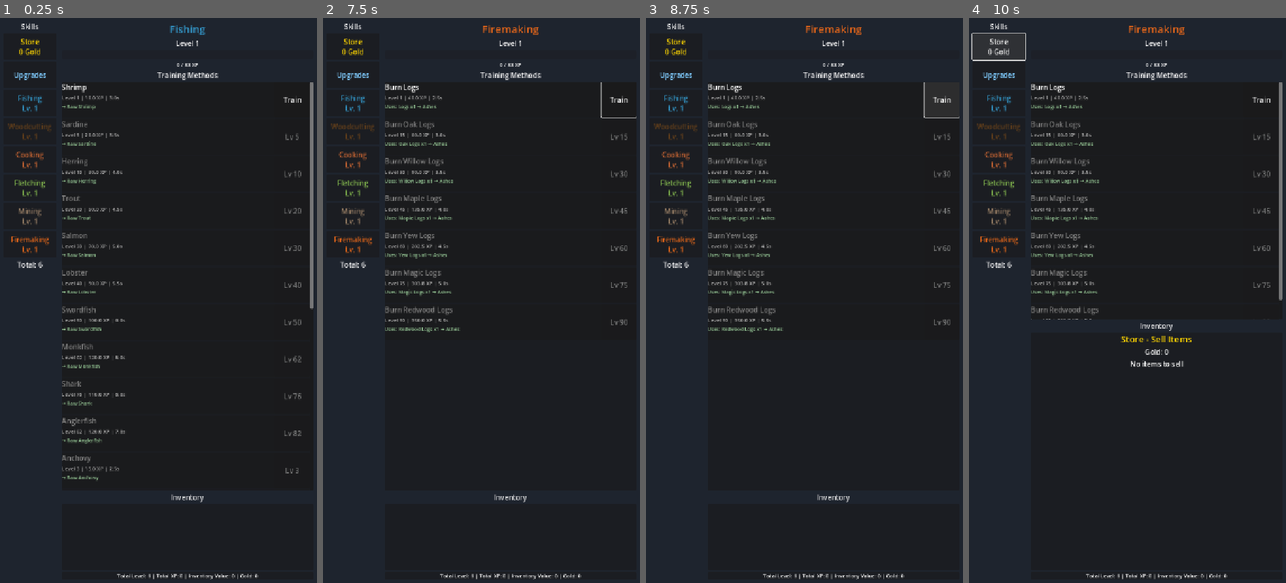
Above: before the commit, frames 1-4 (left to right).
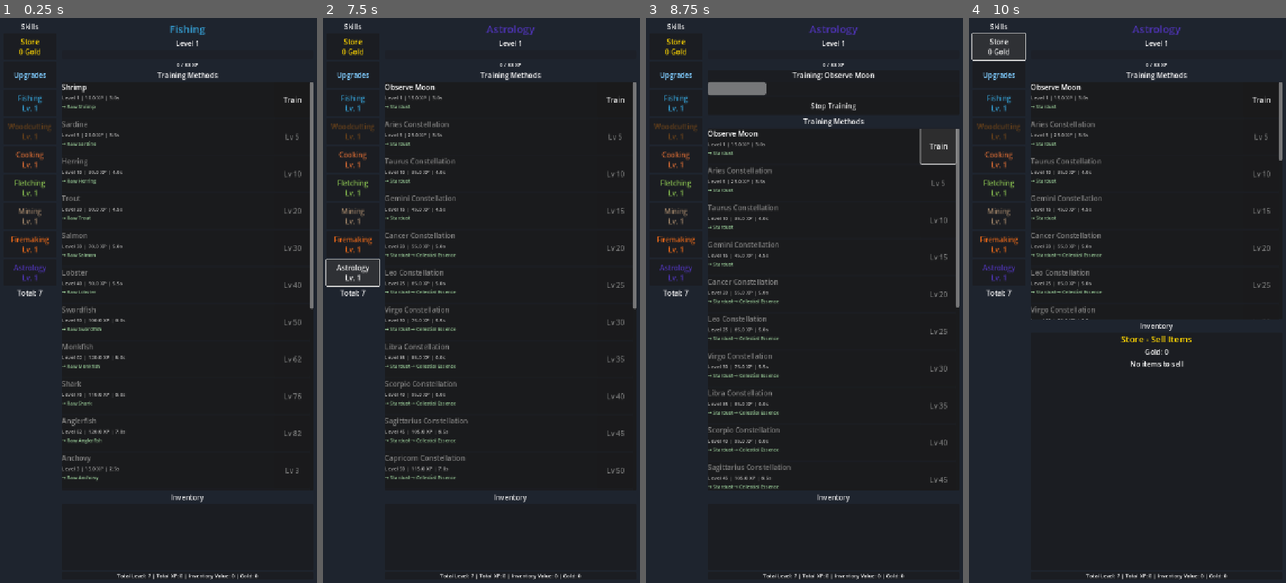
Above: after the commit, the same moments.

Repository: fahmed93/idlescapers
Game: Godot game, scene res://scenes/main.tscn
Same seed, same stepped clock (60 frames per second), same inputs: the game is played once before the commit and once after it.
Inputs (mouse positions are in pixels of both pictures, inside the frame that each line leads up to):
- Up to frame 1 (0.25 s): no input
- Up to frame 2 (7.5 s): click "Store 0 Gold" at 0.5 s; click "Upgrades" at 1.25 s; click "Fishing Lv. 1" at 2 s; click "Woodcutting Lv. 1" at 2.75 s; click "Cooking Lv. 1" at 3.5 s; click "Fletching Lv. 1" at 4.25 s; click "Mining Lv. 1" at 5 s; click "Firemaking Lv. 1" at 5.75 s; click "Train" at 6.5 s; click (351, 272) at 7.25 s, where only the run after the commit has a clickable "Astrology Lv. 1"
- Up to frame 3 (8.75 s): click "Train" at 8 s
- Up to frame 4 (10 s): click (1156, 108) at 8.75 s, where only the run after the commit has a clickable "Stop Training"; click "Store 0 Gold" at 9.5 s

The runs differ from the first frame. In frame 1, 0.2% of the frame differs, in the area x 4-48%, y 43-99%; in frame 2, 4.1%; in frame 3, 5.7%, in the area x 4-99%, y 1-99%; in frame 4, 2.2%.

Commit message:
Implement Astrology skill with celestial training methods
Co-authored-by: fahmed93 <4407704+fahmed93@users.noreply.github.com>

Diff:
--- a/autoload/game_manager.gd
+++ b/autoload/game_manager.gd
@@ -142,6 +142,17 @@
 	skill_xp["firemaking"] = 0.0
 	skill_levels["firemaking"] = 1
 
+	# Create Astrology skill
+	var astrology := SkillData.new()
+	astrology.id = "astrology"
+	astrology.name = "Astrology"
+	astrology.description = "Study celestial bodies and constellations to unlock cosmic powers."
+	astrology.color = Color(0.3, 0.2, 0.7)
+	astrology.training_methods = preload("res://autoload/skills/astrology_skill.gd").create_methods()
+	skills["astrology"] = astrology
+	skill_xp["astrology"] = 0.0
+	skill_levels["astrology"] = 1
+
 ## Get current skill level
 func get_skill_level(skill_id: String) -> int:
 	return skill_levels.get(skill_id, 1)
--- a/autoload/inventory.gd
+++ b/autoload/inventory.gd
@@ -122,6 +122,12 @@
 	# Firemaking products
 	_add_item("ashes", "Ashes", "Remains of burnt logs.", ItemData.ItemType.PROCESSED, 1)
 
+	# Astrology materials
+	_add_item("stardust", "Stardust", "Shimmering dust from the cosmos.", ItemData.ItemType.RAW_MATERIAL, 10)
+	_add_item("celestial_essence", "Celestial Essence", "Pure essence of celestial bodies.", ItemData.ItemType.PROCESSED, 50)
+	_add_item("astral_shard", "Astral Shard", "A fragment of astral energy.", ItemData.ItemType.PROCESSED, 150)
+	_add_item("void_crystal", "Void Crystal", "A mysterious crystal from the void.", ItemData.ItemType.PROCESSED, 1000)
+
 
 ## Helper to add item definition
 func _add_item(id: String, display_name: String, desc: String, type: ItemData.ItemType, value: int) -> void:
--- /dev/null
+++ b/autoload/skills/astrology_skill.gd
@@ -0,0 +1,209 @@
+## Astrology Skill
+## Contains training methods for the Astrology skill
+extends Node
+
+## Create and return all astrology training methods
+static func create_methods() -> Array[TrainingMethodData]:
+	var methods: Array[TrainingMethodData] = []
+
+	var moon := TrainingMethodData.new()
+	moon.id = "observe_moon"
+	moon.name = "Observe Moon"
+	moon.description = "Study the phases and movements of the moon."
+	moon.level_required = 1
+	moon.xp_per_action = 15.0
+	moon.action_time = 3.0
+	moon.produced_items = {"stardust": 1}
+	methods.append(moon)
+
+	var aries := TrainingMethodData.new()
+	aries.id = "aries"
+	aries.name = "Aries Constellation"
+	aries.description = "Chart the ram constellation in the night sky."
+	aries.level_required = 5
+	aries.xp_per_action = 25.0
+	aries.action_time = 3.5
+	aries.produced_items = {"stardust": 1}
+	methods.append(aries)
+
+	var taurus := TrainingMethodData.new()
+	taurus.id = "taurus"
+	taurus.name = "Taurus Constellation"
+	taurus.description = "Map the bull constellation and its stars."
+	taurus.level_required = 10
+	taurus.xp_per_action = 35.0
+	taurus.action_time = 4.0
+	taurus.produced_items = {"stardust": 2}
+	methods.append(taurus)
+
+	var gemini := TrainingMethodData.new()
+	gemini.id = "gemini"
+	gemini.name = "Gemini Constellation"
+	gemini.description = "Study the twins constellation in detail."
+	gemini.level_required = 15
+	gemini.xp_per_action = 45.0
+	gemini.action_time = 4.5
+	gemini.produced_items = {"stardust": 2}
+	methods.append(gemini)
+
+	var cancer := TrainingMethodData.new()
+	cancer.id = "cancer"
+	cancer.name = "Cancer Constellation"
+	cancer.description = "Observe the crab constellation's faint stars."
+	cancer.level_required = 20
+	cancer.xp_per_action = 55.0
+	cancer.action_time = 5.0
+	cancer.produced_items = {"stardust": 2, "celestial_essence": 1}
+	methods.append(cancer)
+
+	var leo := TrainingMethodData.new()
+	leo.id = "leo"
+	leo.name = "Leo Constellation"
+	leo.description = "Track the lion constellation across the sky."
+	leo.level_required = 25
+	leo.xp_per_action = 65.0
+	leo.action_time = 5.0
+	leo.produced_items = {"stardust": 3, "celestial_essence": 1}
+	methods.append(leo)
+
+	var virgo := TrainingMethodData.new()
+	virgo.id = "virgo"
+	virgo.name = "Virgo Constellation"
+	virgo.description = "Chart the maiden constellation's position."
+	virgo.level_required = 30
+	virgo.xp_per_action = 75.0
+	virgo.action_time = 5.5
+	virgo.produced_items = {"stardust": 3, "celestial_essence": 1}
+	methods.append(virgo)
+
+	var libra := TrainingMethodData.new()
+	libra.id = "libra"
+	libra.name = "Libra Constellation"
+	libra.description = "Study the scales constellation in the zodiac."
+	libra.level_required = 35
+	libra.xp_per_action = 85.0
+	libra.action_time = 6.0
+	libra.produced_items = {"stardust": 3, "celestial_essence": 2}
+	methods.append(libra)
+
+	var scorpio := TrainingMethodData.new()
+	scorpio.id = "scorpio"
+	scorpio.name = "Scorpio Constellation"
+	scorpio.description = "Observe the scorpion constellation's bright stars."
+	scorpio.level_required = 40
+	scorpio.xp_per_action = 95.0
+	scorpio.action_time = 6.0
+	scorpio.produced_items = {"stardust": 4, "celestial_essence": 2}
+	methods.append(scorpio)
+
+	var sagittarius := TrainingMethodData.new()
+	sagittarius.id = "sagittarius"
+	sagittarius.name = "Sagittarius Constellation"
+	sagittarius.description = "Track the archer constellation toward the galactic center."
+	sagittarius.level_required = 45
+	sagittarius.xp_per_action = 105.0
+	sagittarius.action_time = 6.5
+	sagittarius.produced_items = {"stardust": 4, "celestial_essence": 2}
+	methods.append(sagittarius)
+
+	var capricorn := TrainingMethodData.new()
+	capricorn.id = "capricorn"
+	capricorn.name = "Capricorn Constellation"
+	capricorn.description = "Map the sea-goat constellation in the southern sky."
+	capricorn.level_required = 50
+	capricorn.xp_per_action = 115.0
+	capricorn.action_time = 7.0
+	capricorn.produced_items = {"stardust": 5, "celestial_essence": 2}
+	methods.append(capricorn)
+
+	var aquarius := TrainingMethodData.new()
+	aquarius.id = "aquarius"
+	aquarius.name = "Aquarius Constellation"
+	aquarius.description = "Study the water-bearer constellation's patterns."
+	aquarius.level_required = 55
+	aquarius.xp_per_action = 125.0
+	aquarius.action_time = 7.0
+	aquarius.produced_items = {"stardust": 5, "celestial_essence": 3}
+	methods.append(aquarius)
+
+	var pisces := TrainingMethodData.new()
+	pisces.id = "pisces"
+	pisces.name = "Pisces Constellation"
+	pisces.description = "Observe the fish constellation's circlet."
+	pisces.level_required = 60
+	pisces.xp_per_action = 135.0
+	pisces.action_time = 7.5
+	pisces.produced_items = {"stardust": 5, "celestial_essence": 3}
+	methods.append(pisces)
+
+	var orion := TrainingMethodData.new()
+	orion.id = "orion"
+	orion.name = "Orion Constellation"
+	orion.description = "Map the hunter constellation with its distinctive belt."
+	orion.level_required = 65
+	orion.xp_per_action = 145.0
+	orion.action_time = 8.0
+	orion.produced_items = {"stardust": 6, "celestial_essence": 3}
+	methods.append(orion)
+
+	var ursa_major := TrainingMethodData.new()
+	ursa_major.id = "ursa_major"
+	ursa_major.name = "Ursa Major"
+	ursa_major.description = "Study the great bear and the big dipper."
+	ursa_major.level_required = 70
+	ursa_major.xp_per_action = 155.0
+	ursa_major.action_time = 8.5
+	ursa_major.produced_items = {"stardust": 6, "celestial_essence": 4, "astral_shard": 1}
+	methods.append(ursa_major)
+
+	var cassiopeia := TrainingMethodData.new()
+	cassiopeia.id = "cassiopeia"
+	cassiopeia.name = "Cassiopeia Constellation"
+	cassiopeia.description = "Observe the distinctive W-shaped constellation."
+	cassiopeia.level_required = 75
+	cassiopeia.xp_per_action = 165.0
+	cassiopeia.action_time = 9.0
+	cassiopeia.produced_items = {"stardust": 7, "celestial_essence": 4, "astral_shard": 1}
+	methods.append(cassiopeia)
+
+	var andromeda := TrainingMethodData.new()
+	andromeda.id = "andromeda"
+	andromeda.name = "Andromeda Galaxy"
+	andromeda.description = "Study the distant spiral galaxy visible to the naked eye."
+	andromeda.level_required = 80
+	andromeda.xp_per_action = 180.0
+	andromeda.action_time = 9.5
+	andromeda.produced_items = {"stardust": 8, "celestial_essence": 5, "astral_shard": 2}
+	methods.append(andromeda)
+
+	var pleiades := TrainingMethodData.new()
+	pleiades.id = "pleiades"
+	pleiades.name = "Pleiades Star Cluster"
+	pleiades.description = "Chart the seven sisters star cluster."
+	pleiades.level_required = 85
+	pleiades.xp_per_action = 200.0
+	pleiades.action_time = 10.0
+	pleiades.produced_items = {"stardust": 10, "celestial_essence": 6, "astral_shard": 2}
+	methods.append(pleiades)
+
+	var supernova := TrainingMethodData.new()
+	supernova.id = "supernova"
+	supernova.name = "Supernova Remnant"
+	supernova.description = "Study the remains of an exploded star."
+	supernova.level_required = 90
+	supernova.xp_per_action = 225.0
+	supernova.action_time = 11.0
+	supernova.produced_items = {"stardust": 12, "celestial_essence": 7, "astral_shard": 3}
+	methods.append(supernova)
+
+	var black_hole := TrainingMethodData.new()
+	black_hole.id = "black_hole"
+	black_hole.name = "Black Hole"
+	black_hole.description = "Observe the mysterious gravitational anomaly from a safe distance."
+	black_hole.level_required = 95
+	black_hole.xp_per_action = 250.0
+	black_hole.action_time = 12.0
+	black_hole.produced_items = {"stardust": 15, "celestial_essence": 10, "astral_shard": 5, "void_crystal": 1}
+	methods.append(black_hole)
+
+	return methods
